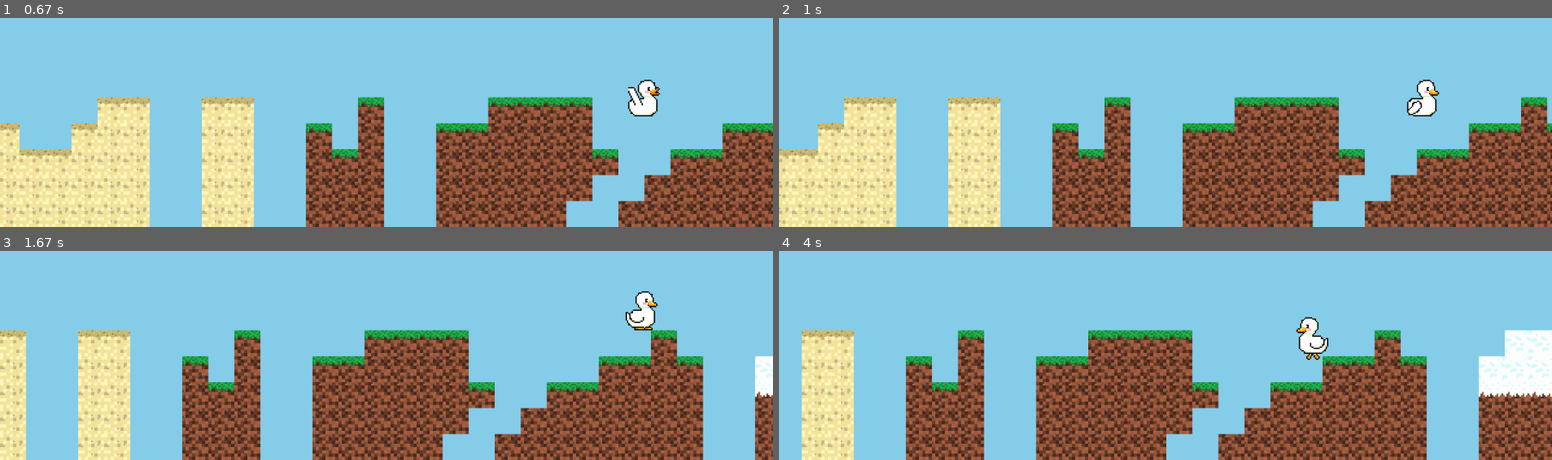
Above: before the commit, frames 1-4 (two rows, left to right).
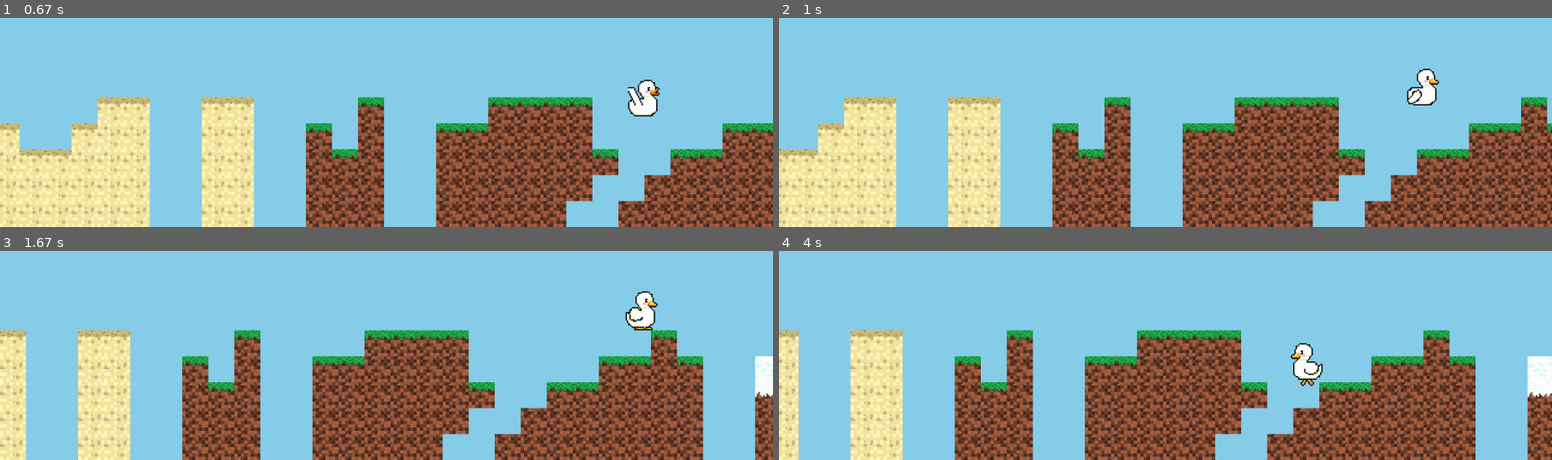
Above: after the commit, the same moments.

Repository: pinterroniaron/Pygame_minta
Game: pygame game, started from main.py
Same seed, same stepped clock (60 frames per second), same inputs: the game is played once before the commit and once after it.
Inputs:
- Up to frame 1 (0.67 s): hold Right from 0.33 s (still down)
- Up to frame 2 (1 s): release Right at 0.8 s; hold Up from 0.83 s (still down)
- Up to frame 3 (1.67 s): release Up at 1.13 s; hold Right 1.17-1.63 s
- Up to frame 4 (4 s): hold Left 1.67-2.2 s; hold Left 2.23-2.63 s; hold Up 2.67-3.03 s; hold Right 3.07-3.7 s; hold Left from 3.73 s (still down)

Frame 1 is identical in both runs. In frame 2, 0.6% of the frame differs, in the area x 81-86%, y 24-48%; in frame 3, less than 0.1%; in frame 4, 49%, in the area x 0-100%, y 31-100%.

Commit message:
folytatás

Diff:
--- a/level.py
+++ b/level.py
@@ -100,6 +100,13 @@
                 if player.direction.y > 0:
                     player.rect.bottom = sprite.rect.top
                     player.direction.y = 0
+                    player.on_ground = True
                 elif player.direction.y < 0:
                     player.rect.top = sprite.rect.bottom
                     player.direction.y = 0
+                    player.on_ceiling = True
+
+        if player.on_ground and player.direction.y < 0 or player.direction.y > 1:
+            player.on_ground = False
+        if player.on_ceiling and player.direction.y > 0:
+            player.on_ceiling = False
--- a/player.py
+++ b/player.py
@@ -16,7 +16,7 @@
         self.direction = pygame.math.Vector2(0, 0)
         self.speed = 8
         self.gravity = 0.8
-        self.jump_speed = -10
+        self.jump_speed = -16
         self.facing_left = True
         self.on_ground = False
         self.on_ceiling = False
@@ -74,7 +74,7 @@
         else:
             self.direction.x = 0
 
-        if keys[pygame.K_UP]:
+        if keys[pygame.K_UP] and self.on_ground:
             self.jump()
 
     def apply_gravity(self):
